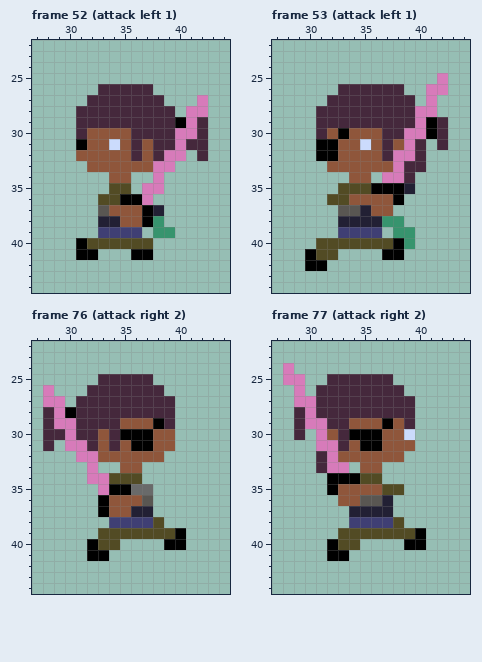
Pixel-art file -- assets/april/april.aseprite. Above: the version before the commit.
69x66 pixels, 129 frames. Shown: frame 52 (attack left 1): x 27..44, y 22..44; frame 53 (attack left 1): x 27..44, y 22..44; frame 76 (attack right 2): x 27..44, y 22..44; frame 77 (attack right 2): x 27..44, y 22..44.
The same view after the edit:
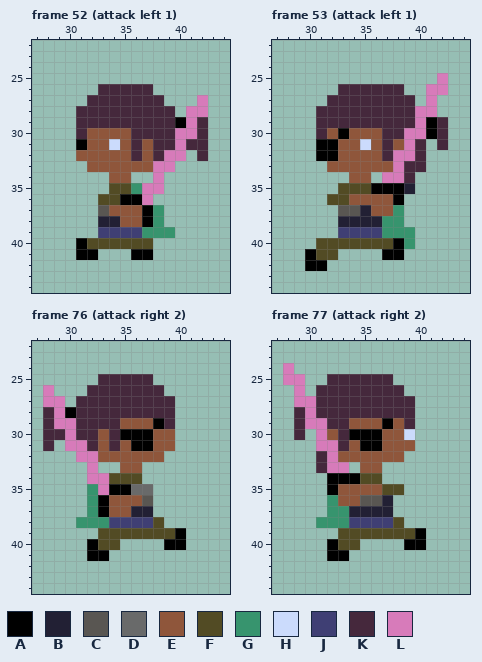
Palette (. is transparent): A #000000  B #222034  C #595652  D #696a6a  E #8f563b  F #524b24  G #37946e  H #cbdbfc  J #3f3f74  K #45283c  L #d77bba
Changes in this commit:
{"where": "frame 52 (attack left 1), layer \"Flattened\""}
{"frame":52,"y":35,"x":36,"old":".","new":"G"}
{"frame":52,"y":37,"x":38,"old":"B","new":"G"}
{"frame":52,"y":39,"x":37,"old":".","new":"G"}
{"where": "frame 53 (attack left 1), layer \"Flattened\""}
{"frame":53,"y":37,"x":38,"old":".","new":"G"}
{"frame":53,"y":39,"x":37,"old":".","new":"G"}
{"where": "frame 76 (attack right 2), layer \"Flattened\""}
{"frame":76,"y":35,"x":32,"old":".","new":"G"}
{"frame":76,"y":36,"x":32,"old":".","new":"G"}
{"frame":76,"y":37,"x":32,"old":".","new":"G"}
{"frame":76,"y":38,"x":31,"old":"...","new":"GGG"}
{"where": "frame 77 (attack right 2), layer \"Flattened\""}
{"frame":77,"y":36,"x":32,"old":".","new":"G"}
{"frame":77,"y":37,"x":32,"old":"..","new":"GG"}
{"frame":77,"y":38,"x":31,"old":"...","new":"GGG"}
{"label":"changed","picture_box":[131,183,164,238]}
{"label":"added","picture_box":[382,205,404,238]}
{"label":"added","picture_box":[76,484,109,528]}
{"label":"added","picture_box":[316,495,349,528]}
